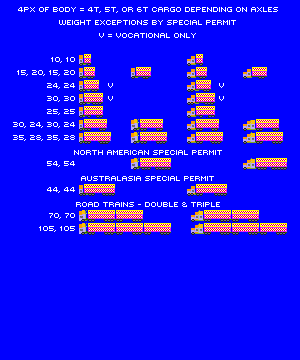
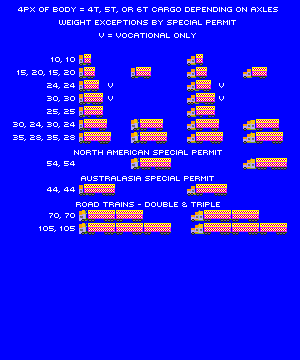
Layered file, before and after one edit (300×360). Changes by layer:
painted on "Layer 2" over left=142, top=76, right=266, bottom=79
